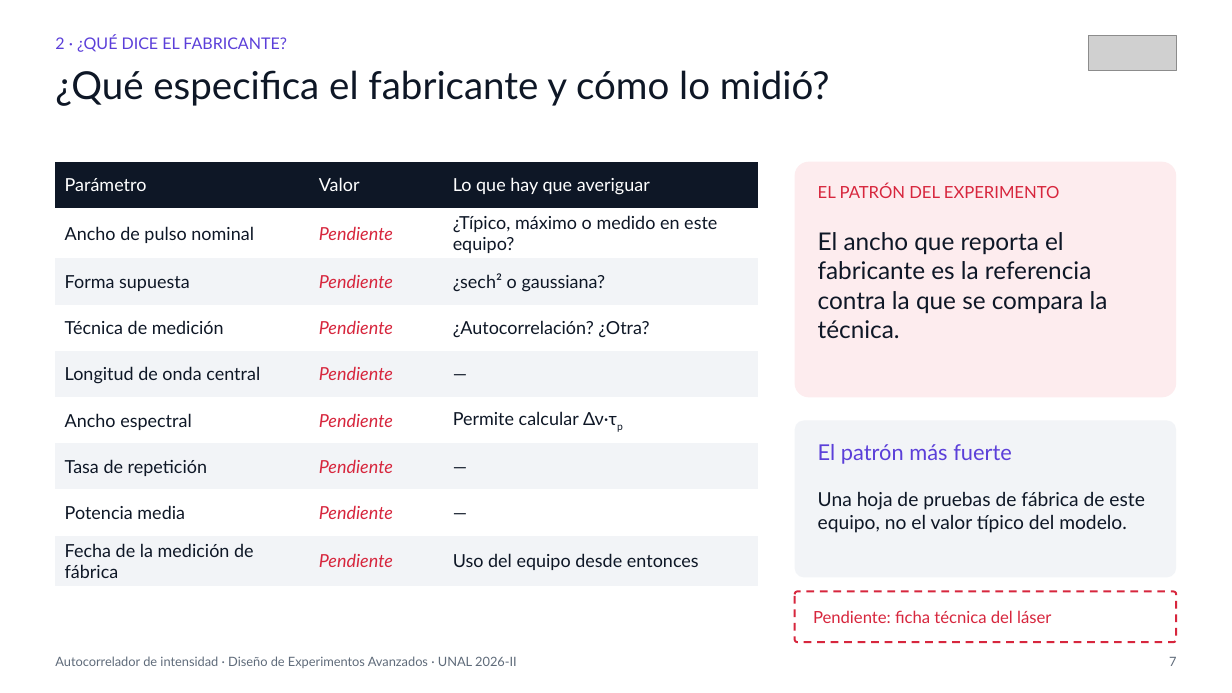
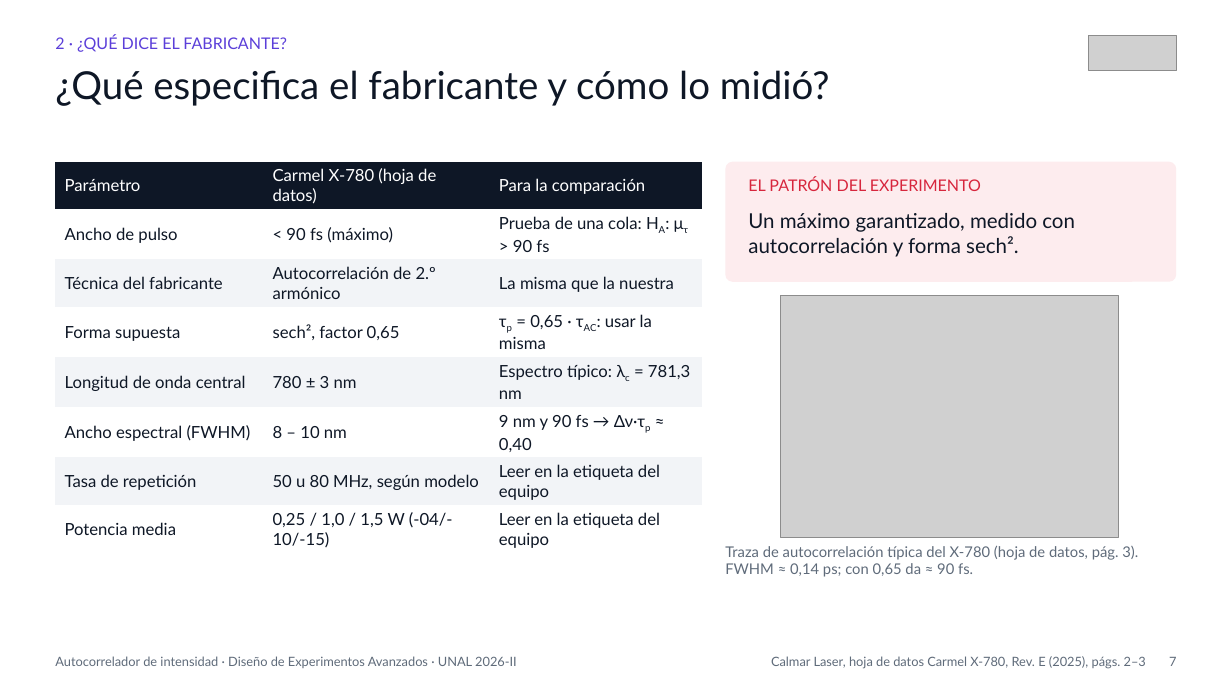
Before and after one commit to Juanes2001/diseno-de-experimentos, a slide deck: slide 7 of trabajo-practico/exposicion-17-oct/Autocorrelador_Fundamentos_y_Calibracion.pptx. Drawn at 1232x693 pixels with LibreOffice and Linux fonts; fonts in the diff are those of the drawing; grey boxes stand for pictures. Boxes give left, top, right and bottom in pixels: in the first picture for what was removed or moved away, otherwise in the second. Text is boxed around its words. In the diff, an @@ line names an element or a change of style, - is before the commit and + after.

```diff
--- a/trabajo-practico/exposicion-17-oct/Autocorrelador_Fundamentos_y_Calibracion.pptx
+++ b/trabajo-practico/exposicion-17-oct/Autocorrelador_Fundamentos_y_Calibracion.pptx
@@ table at [55, 162, 702, 552] @@
-row 1: Parámetro | Valor | Lo que hay que averiguar
-row 2: Ancho de pulso nominal | Pendiente | ¿Típico, máximo o medido en este equipo?
-row 3: Forma supuesta | Pendiente | ¿sech² o gaussiana?
-row 4: Técnica de medición | Pendiente | ¿Autocorrelación? ¿Otra?
-row 5: Longitud de onda central | Pendiente | —
-row 6: Ancho espectral | Pendiente | Permite calcular Δν·τp
-row 7: Tasa de repetición | Pendiente | —
-row 8: Potencia media | Pendiente | —
-row 9: Fecha de la medición de fábrica | Pendiente | Uso del equipo desde entonces
+row 1: Parámetro | Carmel X-780 (hoja de datos) | Para la comparación
+row 2: Ancho de pulso | < 90 fs (máximo) | Prueba de una cola: HA: μτ > 90 fs
+row 3: Técnica del fabricante | Autocorrelación de 2.º armónico | La misma que la nuestra
+row 4: Forma supuesta | sech², factor 0,65 | τp = 0,65 · τAC: usar la misma
+row 5: Longitud de onda central | 780 ± 3 nm | Espectro típico: λc = 781,3 nm
+row 6: Ancho espectral (FWHM) | 8 – 10 nm | 9 nm y 90 fs → Δν·τp ≈ 0,40
+row 7: Tasa de repetición | 50 u 80 MHz, según modelo | Leer en la etiqueta del equipo
+row 8: Potencia media | 0,25 / 1,0 / 1,5 W (-04/-10/-15) | Leer en la etiqueta del equipo
@@ table: place and size @@
-table at [55, 162, 758, 586]
+table at [55, 162, 702, 552]
@@ rounded rectangle: place and size @@
-rounded rectangle at [795, 162, 1177, 397]
+rounded rectangle at [726, 162, 1177, 282]
@@ text "EL PATRÓN DEL EXPERIMENTO": place and size @@
-text "EL PATRÓN DEL EXPERIMENTO" at [818, 184, 1060, 198]
+text "EL PATRÓN DEL EXPERIMENTO" at [748, 177, 981, 191]
@@ text "EL PATRÓN DEL EXPERIMENTO" at [748, 177, 981, 191]: size 13 to 12.5 pt @@
@@ text added at [748, 213, 1075, 257], 16 pt, text #0E1726 @@
+Un máximo garantizado, medido con autocorrelación y forma sech².
@@ text removed at [818, 232, 1108, 338] @@
-El ancho que reporta el fabricante es la referencia contra la que se compara la técnica.
@@ picture added at [781, 296, 1118, 538] @@
@@ rounded rectangle removed at [795, 421, 1177, 578] @@
@@ text removed at [818, 444, 1012, 464] @@
-El patrón más fuerte
@@ text at [725, 546, 1138, 577]: text changed; size 15 to 11.5 pt; text colour #0E1726 to #5F6B7A @@
-Una hoja de pruebas de fábrica de este equipo, no el valor típico del modelo.
+Traza de autocorrelación típica del X-780 (hoja de datos, pág. 3). FWHM ≈ 0,14 ps; con 0,65 da ≈ 90 fs.
@@ rounded rectangle removed at [795, 592, 1177, 642] @@
@@ text removed at [813, 610, 1051, 623] @@
-Pendiente: ficha técnica del láser
@@ text added at [771, 656, 1146, 669], 10 pt, text #5F6B7A @@
+Calmar Laser, hoja de datos Carmel X-780, Rev. E (2025), págs. 2–3
```
Also in this commit, not shown: 5 other slides changed, 1 slide removed, 19 other files.
